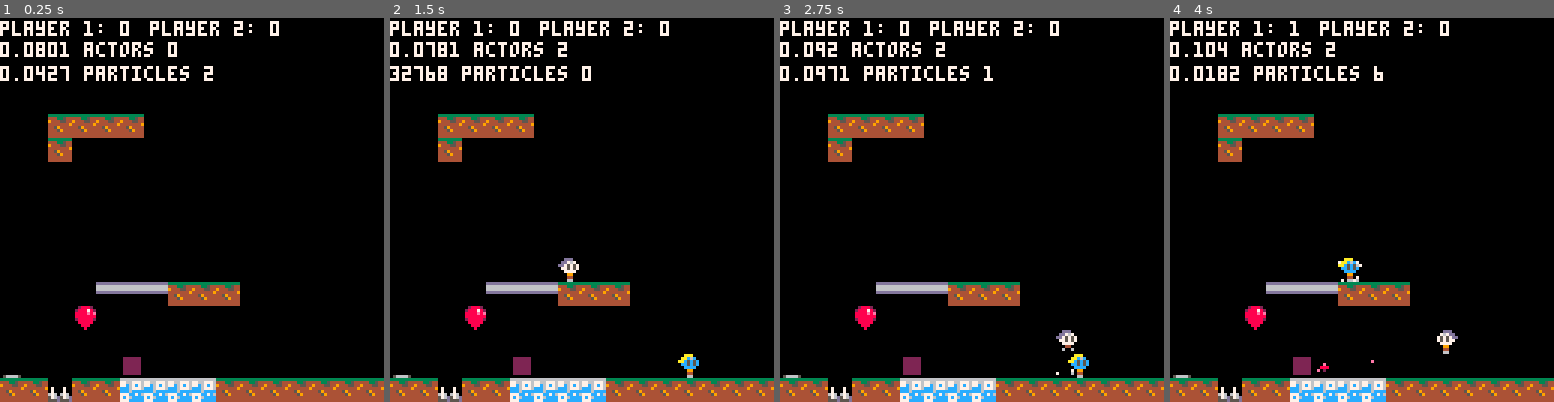
Above: before the commit, frames 1-4 (left to right).
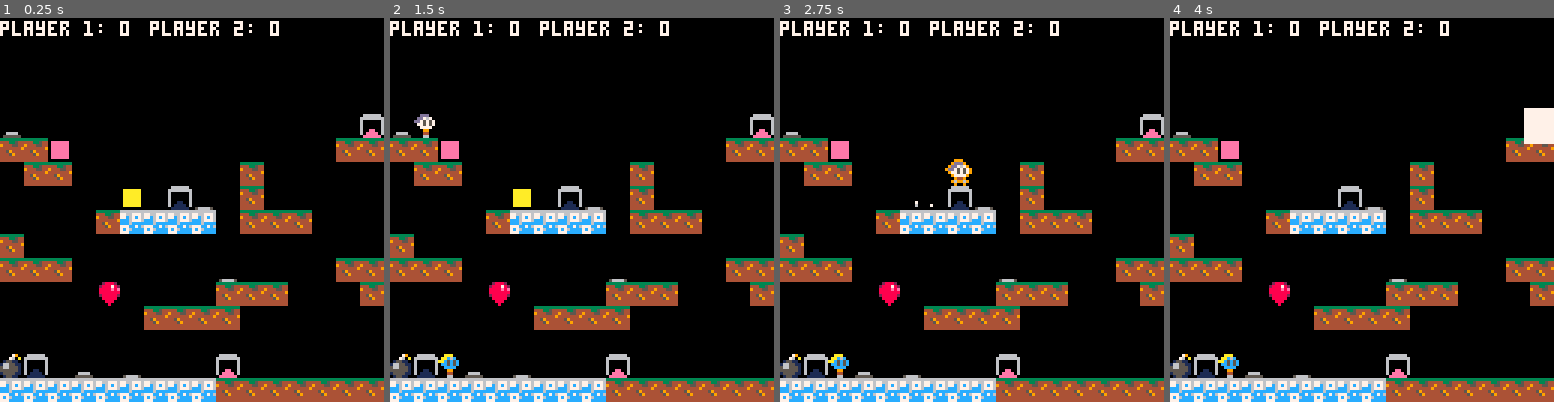
Above: after the commit, the same moments.

Repository: wesen/carts
Game: PICO-8 cartridge games/bump/bump.p8
The game is run twice, just before and just after one commit, with the same random seed, the same clock (stepped at 60 frames per second) and the same inputs.
Inputs:
- Up to frame 1 (0.25 s): no input
- Up to frame 2 (1.5 s): tap X (X key) at 0.33, 1.07 s; tap O (Z key) at 0.7 s
- Up to frame 3 (2.75 s): hold Right 1.6-2.1 s; tap O (Z key) at 1.7, 2.1, 2.5 s; tap X (X key) at 1.85 s; hold Up 2.15-2.42 s; hold Right from 2.47 s (still down)
- Up to frame 4 (4 s): tap O (Z key) at 2.9, 3.3, 3.7 s; tap X (X key) at 2.97 s; release Right at 3.03 s; hold Left 3.08-3.58 s; hold Down 3.63-3.97 s

The runs differ from the first frame. In frame 1, 20% of the frame differs, in the area x 0-100%, y 6-100%; in frame 2, 21%; in frame 3, 21%; in frame 4, 21%, in the area x 0-100%, y 0-100%.

Commit message:
Snazzier version for showoff

Diff:
--- a/games/bump/bump.p8
+++ b/games/bump/bump.p8
@@ -1637,7 +1637,7 @@
 -- go through right and come back left (?)
 
 function _init()
- room=cls_room.init(v2(32,0),v2(16,16))
+ room=cls_room.init(v2(16,0),v2(16,16))
  room:spawn_player(p1_input)
  room:spawn_player(p2_input)
 end
@@ -1672,8 +1672,8 @@
   )
  end
 
- print(tostr(stat(1)).." actors "..tostr(#actors),0,8,7)
- print(tostr(stat(1)/#particles).." particles "..tostr(#particles),0,16,7)
+ -- print(tostr(stat(1)).." actors "..tostr(#actors),0,8,7)
+ -- print(tostr(stat(1)/#particles).." particles "..tostr(#particles),0,16,7)
 end
 
 function _update60()
@@ -1904,17 +1904,17 @@
 0000000000000000000000004000000000000000000000000000000000000000000000000000000000000000000000000000000000000000000000000000000000000000000000000000000000000000000000000000000000000000000000000000000000000000000000000000000000000000000000000000000000000000
 0000420000000000700000004000000000000000000000000000000000000000000000000000000000000000000000000000000000000000000000000000000000000000000000000000000000000000000000000000000000000000000000000000000000000000000000000000000000000000000000000000000000000000
 4141414100000040404000004000000045010000000000000000000000000071000040404040000000000000000000000000000000000000000000000000000000000000000000000000000000000000000000000000000000000000000000000000000000000000000000000000000000000000000000000000000000000000
-0000000000000005000000004000000040402700000000000000000000004040000040000000000000000000000000000000000000000000000000000000000000000000000000000000000000000000000000000000000000000000000000000000000000000000000000000000000000000000000000000000000000000000
+0000000000000005000000000100000040402700000000000000000000004040000040000000000000000000000000000000000000000000000000000000000000000000000000000000000000000000000000000000000000000000000000000000000000000000000000000000000000000000000000000000000000000000
 0000000000404141000000000000010000404000000000000000400000000000000000000000000000000000000000000000000000000000000000000000000000000000000000000000000000000000000000000000000000000000000000000000000000000000000000000000000000000000000000000000000000000000
 4000000000000000000000414040404000000000002801704200400000000000000000000000000000000000000000000000000000000000000000000000000000000000000000000000000000000000000000000000000000000000000000000000000000000000000000000000000000000000000000000000000000000000
 0000004040000000000000000000000000000000404141414100404040000000000000000000000000000000000000000000000000000000000000000000000000000000000000000000000000000000000000000000000000000000000000000000000000000000000000000000000000000000000000000000000000000000
 0000000000004141414040400000000040000000000000000000000000000100000000000000000000000000000000000000000000000000000000000000000000000000000000000000000000000000000000000000000000000000000000000000000000000000000000000000000000000000000000000000000000000000
 0042000000000000000000004100000040404000000000000042000000004040000000000000000100000000000000000000000000000000000000000000000000000000000000000000000000000000000000000000000000000000000000000000000000000000000000000000000000000000000000000000000000000000
-4040000000400001000100004100000000000000000000000140404000000040000000006060604040400000000000000000000000000000000000000000000000000000000000000000000000000000000000000000000000000000000000000000000000000000000000000000000000000000000000000000000000000000
+4040000000400001000100004100000000000000180000000140404000000040000000006060604040400000000000000000000000000000000000000000000000000000000000000000000000000000000000000000000000000000000000000000000000000000000000000000000000000000000000000000000000000000
 0000000000400040404000004100404000000000000040404040000000000000000000180000000000000000000000000000000000000000000000000000000000000000000000000000000000000000000000000000000000000000000000000000000000000000000000000000000000000000000000000000000000000000
 0000404000400000000000004100000000000000000000000000000000000000000000000000000000000000000000000000000000000000000000000000000000000000000000000000000000000000000000000000000000000000000000000000000000000000000000000000000000000000000000000000000000000000
-000000000040420000000000410000000070014500420000007100000001000042000000002e000000000000010000000000000000000000000000000000000000000000000000000000000000000000000000000000000000000000000000000000000000000000000000000000000000000000000000000000000000000000
-4444444444404044414141444044444041414141414141414140404040404040404044404041414141404040404040404000000000000000000000000000000000000000000000000000000000000000000000000000000000000000000000000000000000000000000000000000000000000000000000000000000000000000
-
-
-
+000000000040420000000000410000001770014500420000007100000001000042000000002e00000000000001000000012700280029002a002b002c002d012e00000000000000000000000000000000000000000000000000000000000000000000000000000000000000000000000000000000000000000000000000000000
+4444444444404044414141444044444041414141414141414140404040404040404044404041414141404040404040404040404040404040404040404040404000000000000000000000000000000000000000000000000000000000000000000000000000000000000000000000000000000000000000000000000000000000
+
+
+
--- a/games/bump/main.lua
+++ b/games/bump/main.lua
@@ -1,5 +1,5 @@
 function _init()
- room=cls_room.init(v2(32,0),v2(16,16))
+ room=cls_room.init(v2(16,0),v2(16,16))
  room:spawn_player(p1_input)
  room:spawn_player(p2_input)
 end
@@ -34,8 +34,8 @@
   )
  end
 
- print(tostr(stat(1)).." actors "..tostr(#actors),0,8,7)
- print(tostr(stat(1)/#particles).." particles "..tostr(#particles),0,16,7)
+ -- print(tostr(stat(1)).." actors "..tostr(#actors),0,8,7)
+ -- print(tostr(stat(1)/#particles).." particles "..tostr(#particles),0,16,7)
 end
 
 function _update60()
